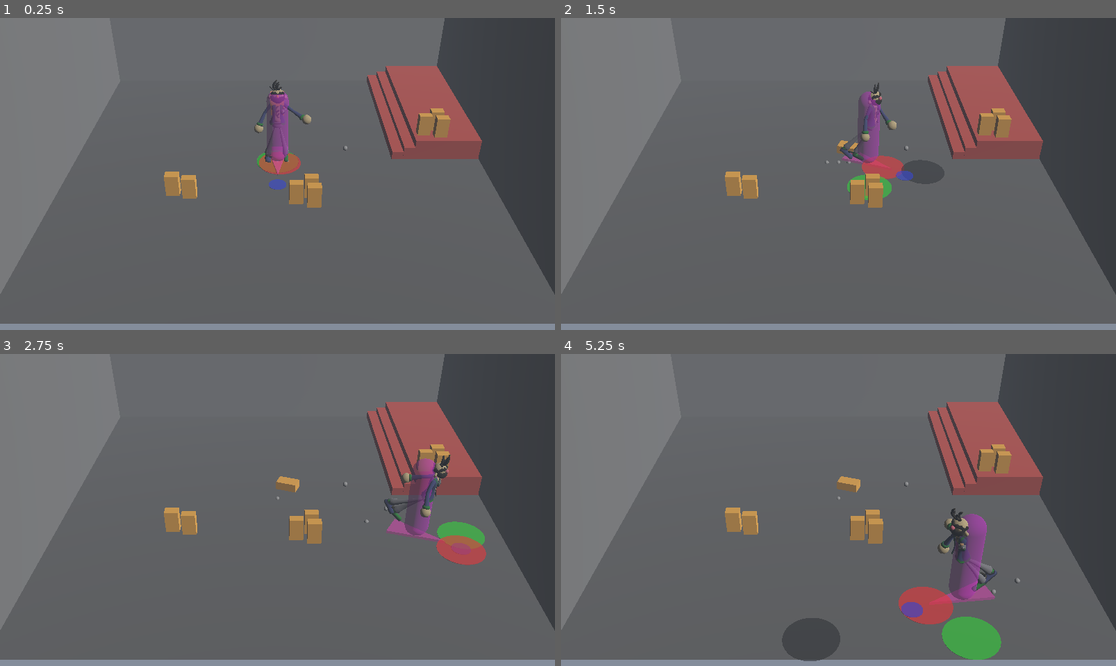
Above: before the commit, frames 1-4 (two rows, left to right).
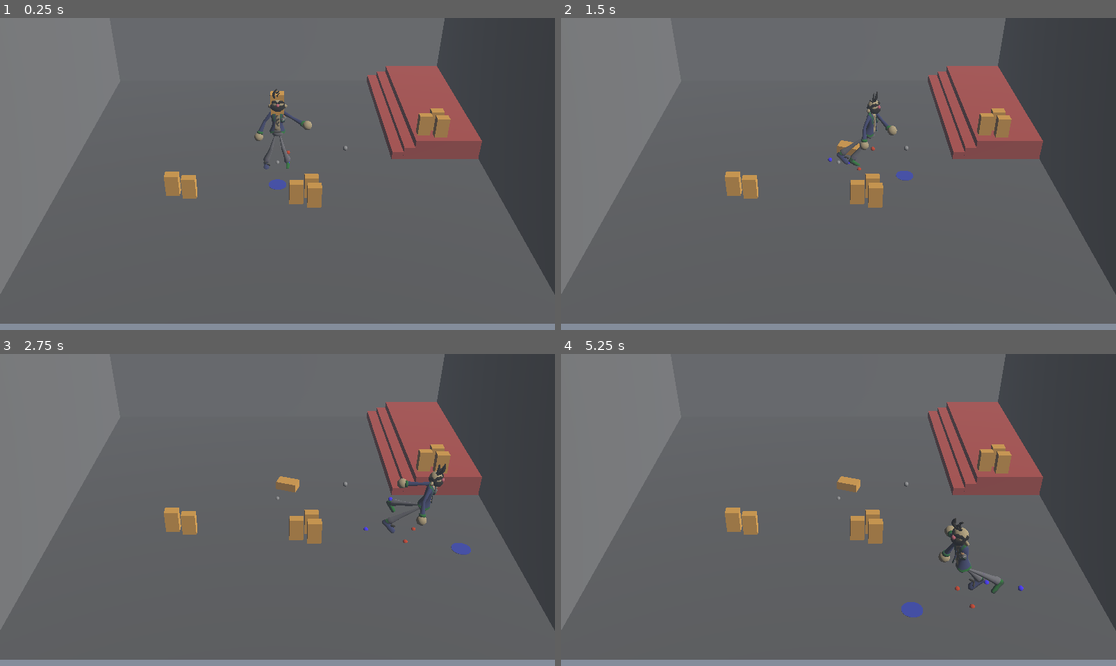
Above: after the commit, the same moments.

Repository: JulienKaspar/godot-wild-jam-88
Game: Godot game, scene res://Levels/Gyms/lvl_player_parkour.tscn
Two runs of this game, one before a commit and one after it. Both use one fixed random seed, a clock stepped at 60 frames per second and the inputs below.
Inputs:
- Up to frame 1 (0.25 s): no input
- Up to frame 2 (1.5 s): hold D (move_right) 0.53-1.28 s; hold S (move_back) from 1.28 s (still down)
- Up to frame 3 (2.75 s): release S (move_back) at 2.03 s; hold D (move_right) from 2.03 s (still down)
- Up to frame 4 (5.25 s): release D (move_right) at 2.78 s; hold W (move_forward) 2.78-3.53 s; hold A (move_left) 3.53-5.03 s; hold S (move_back) from 5.03 s (still down)

The runs differ from the first frame. In frame 1, 1.4% of the frame differs, in the area x 45-57%, y 19-51%; in frame 2, 1.7%; in frame 3, 2.5%; in frame 4, 5.1%, in the area x 39-84%, y 49-99%.

Commit message:
Update stepping and add debug meshes

Diff:
--- a/Characters/Player/logic/foot_ik_target.gd
+++ b/Characters/Player/logic/foot_ik_target.gd
@@ -4,7 +4,7 @@
 
 @export var other_foot: Node3D
 
-const step_distance: float = 1.0
+const step_distance: float = 0.8
 const step_speed: float = 0.1
 
 var is_stepping := false
@@ -17,9 +17,9 @@
 	is_stepping = true
 	var target_pos = step_target.global_position
 	var half_way = (global_position + step_target.global_position) / 2
-
+	var high_point = owner.basis.y + Vector3(0, -0.4, 0)
 	# Animate acring step
 	var t = get_tree().create_tween()
-	t.tween_property(self, "global_position", half_way + owner.basis.y, step_speed)
+	t.tween_property(self, "global_position", half_way + high_point, step_speed)
 	t.tween_property(self, "global_position", target_pos, step_speed)
 	t.tween_callback(func(): is_stepping = false)
--- a/Characters/Player/logic/foot_step_target.gd
+++ b/Characters/Player/logic/foot_step_target.gd
@@ -3,7 +3,7 @@
 @export var step_target: Node3D
 
 func _physics_process(delta: float) -> void:
-	global_position = owner.global_position
+	# global_position = owner.global_position
 	var hit_point = get_collision_point()
 	if hit_point:
 		step_target.global_position = hit_point
--- a/Characters/Player/logic/player_body.gd
+++ b/Characters/Player/logic/player_body.gd
@@ -9,7 +9,6 @@
 	# Temp! Used to at least have a rest pose on the character while testing IK chains
 	animation_player.current_animation = "REST"
 
-
 # Called every frame. 'delta' is the elapsed time since the previous frame.
 func _process(delta: float) -> void:
 	pass
--- a/Characters/Player/player_body.tscn
+++ b/Characters/Player/player_body.tscn
@@ -6,16 +6,22 @@
 [ext_resource type="Script" uid="uid://cnh1i21mdu6qb" path="res://Characters/Player/logic/foot_step_target.gd" id="4_3aftw"]
 [ext_resource type="Script" uid="uid://bofc06yletic2" path="res://Characters/Player/logic/foot_ik_target.gd" id="4_wsmry"]
 
+[sub_resource type="StandardMaterial3D" id="StandardMaterial3D_hu15c"]
+albedo_color = Color(0.25567532, 0.15522826, 1, 1)
+
 [sub_resource type="SphereMesh" id="SphereMesh_wsmry"]
 radius = 0.05
 height = 0.1
+
+[sub_resource type="StandardMaterial3D" id="StandardMaterial3D_wsmry"]
+albedo_color = Color(0.7828577, 0.24109468, 0, 1)
 
 [node name="PlayerBody" type="Node3D" node_paths=PackedStringArray("animation_player")]
 script = ExtResource("1_codw7")
 animation_player = NodePath("PlayerArmature/AnimationPlayer")
 
 [node name="PlayerArmature" parent="." instance=ExtResource("1_wnhn1")]
-transform = Transform3D(1, 0, 0, 0, 1, 0, 0, 0, 1, 0, -0.09966099, 0)
+transform = Transform3D(1, 0, 0, 0, 1, 0, 0, 0, 1, 0, -0.3148061, 0)
 script = ExtResource("2_codw7")
 
 [node name="RayCast3D" type="RayCast3D" parent="."]
@@ -30,6 +36,7 @@
 other_foot = NodePath("../RightFootIKTarget")
 
 [node name="MeshInstance3D" type="MeshInstance3D" parent="LeftFootIKTarget"]
+material_override = SubResource("StandardMaterial3D_hu15c")
 mesh = SubResource("SphereMesh_wsmry")
 
 [node name="RightFootIKTarget" type="Marker3D" parent="." node_paths=PackedStringArray("step_target", "other_foot")]
@@ -40,13 +47,13 @@
 other_foot = NodePath("../LeftFootIKTarget")
 
 [node name="MeshInstance3D" type="MeshInstance3D" parent="RightFootIKTarget"]
+material_override = SubResource("StandardMaterial3D_hu15c")
 mesh = SubResource("SphereMesh_wsmry")
 
 [node name="StepTarget" type="Node3D" parent="."]
 
 [node name="LeftRayCast" type="RayCast3D" parent="StepTarget" node_paths=PackedStringArray("step_target")]
 transform = Transform3D(1, 0, 0, 0, 1, 0, 0, 0, 1, 0.24782154, 3, 0)
-top_level = true
 target_position = Vector3(0, -4, 0)
 script = ExtResource("4_3aftw")
 step_target = NodePath("LeftFootStepTarget")
@@ -54,12 +61,19 @@
 [node name="LeftFootStepTarget" type="Marker3D" parent="StepTarget/LeftRayCast"]
 transform = Transform3D(1, 0, 0, 0, 1, 0, 0, 0, 1, 0, -3, 0)
 
+[node name="MeshInstance3D" type="MeshInstance3D" parent="StepTarget/LeftRayCast/LeftFootStepTarget"]
+material_override = SubResource("StandardMaterial3D_wsmry")
+mesh = SubResource("SphereMesh_wsmry")
+
 [node name="RightRayCast" type="RayCast3D" parent="StepTarget" node_paths=PackedStringArray("step_target")]
 transform = Transform3D(1, 0, 0, 0, 1, 0, 0, 0, 1, -0.27868828, 3, 0)
-top_level = true
 target_position = Vector3(0, -4, 0)
 script = ExtResource("4_3aftw")
 step_target = NodePath("RightFootStepTarget")
 
 [node name="RightFootStepTarget" type="Marker3D" parent="StepTarget/RightRayCast"]
 transform = Transform3D(1, 0, 0, 0, 1, 0, 0, 0, 1, 0, -3, 0)
+
+[node name="MeshInstance3D" type="MeshInstance3D" parent="StepTarget/RightRayCast/RightFootStepTarget"]
+material_override = SubResource("StandardMaterial3D_wsmry")
+mesh = SubResource("SphereMesh_wsmry")
--- a/Characters/Player/player_controller.tscn
+++ b/Characters/Player/player_controller.tscn
@@ -73,10 +73,12 @@
 
 [node name="MeshInstance3D" type="MeshInstance3D" parent="RigidBally3D/upper_body_pivot"]
 transform = Transform3D(1, 0, 0, 0, 1, 0, 0, 0, 1, 0, 0.7315148, 0)
+visible = false
 mesh = SubResource("CapsuleMesh_jkj6u")
 
 [node name="MeshInstance3D2" type="MeshInstance3D" parent="RigidBally3D/upper_body_pivot"]
 transform = Transform3D(1, 0, 0, 0, -4.371139e-08, -1, 0, 1, -4.371139e-08, 0, -0.15997481, 0.047753245)
+visible = false
 mesh = SubResource("PrismMesh_jkj6u")
 surface_material_override/0 = SubResource("StandardMaterial3D_t5fyq")
 
@@ -84,18 +86,21 @@
 
 [node name="helper_leaning" type="MeshInstance3D" parent="RigidBally3D/up_aligned"]
 transform = Transform3D(1, 0, 0, 0, 1, 0, 0, 0, 1, 0, -0.2206907, 0)
+visible = false
 mesh = SubResource("CylinderMesh_jkj6u")
 skeleton = NodePath("../../..")
 surface_material_override/0 = SubResource("StandardMaterial3D_jkj6u")
 
 [node name="helper_drunk_dir" type="MeshInstance3D" parent="RigidBally3D/up_aligned"]
 transform = Transform3D(1, 0, 0, 0, 1, 0, 0, 0, 1, 0, -0.2206907, 0)
+visible = false
 mesh = SubResource("CylinderMesh_jkj6u")
 skeleton = NodePath("../../..")
 surface_material_override/0 = SubResource("StandardMaterial3D_on8bp")
 
 [node name="helper_player_dir" type="MeshInstance3D" parent="RigidBally3D/up_aligned"]
 transform = Transform3D(1, 0, 0, 0, 1, 0, 0, 0, 1, 0, -0.2206907, 0)
+visible = false
 mesh = SubResource("CylinderMesh_jkj6u")
 skeleton = NodePath("../../..")
 surface_material_override/0 = SubResource("StandardMaterial3D_fy1gk")
Not shown: 1 places in Characters/Player/player_body.tscn that only renumber resources
